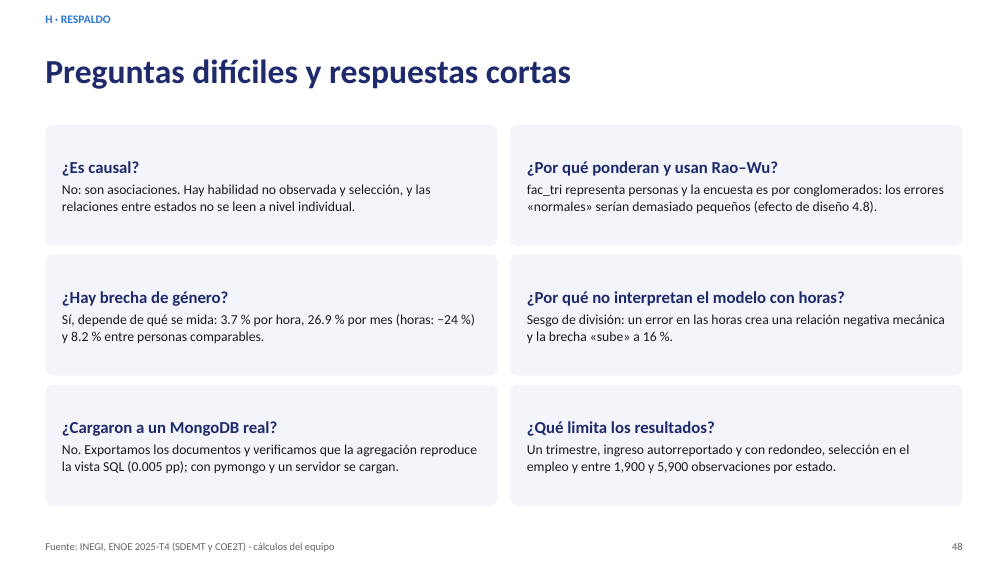
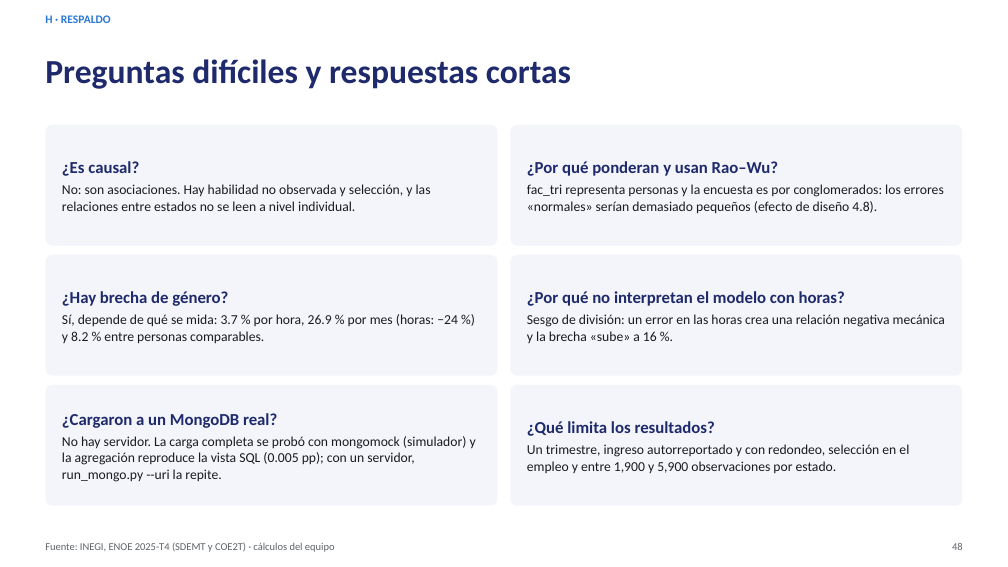
Before and after one commit to charginchif/proyecto-integrador-enoe, a slide deck: slide 48 of presentacion/Presentacion_Completa_Proyecto_ENOE.pptx. Drawn at 1008x567 pixels with LibreOffice and Linux fonts; fonts in the diff are those of the drawing. Boxes give left, top, right and bottom in pixels: in the first picture for what was removed or moved away, otherwise in the second. Text is boxed around its words. In the diff, an @@ line names an element or a change of style, - is before the commit and + after.

Commit message:
Tesina web: el informe completo como documento académico (sitio/index.html)
- Nueva página principal sitio/index.html: portada, resumen en español e inglés, hallazgos clave, ficha técnica, rutas de lectura, índice con figuras y tablas,
  9 capítulos, bibliografía enlazada y 4 anexos. 14 figuras interactivas (con su imagen y su tabla), tablas ordenables y con filtro, búsqueda, índice lateral con
  la sección actual, definiciones del glosario al pasar el cursor, ficha de la entidad elegida, tema claro y oscuro, calculadora del rendimiento de estudiar y
  la misma consulta en SQL y en MongoDB.
- scripts/informe_html.py da al informe un «backend» HTML: el texto, las tablas y las figuras salen de las mismas funciones que el Word (informe_s1 a s4).
  scripts/build_tesina.py arma la página; web_assets/charts.js y charts.css (gráficas compartidas) y tesina.css/js son sus archivos.
- La presentación de 11 láminas pasa a sitio/presentacion.html y usa las gráficas compartidas; la guía de estudio sigue en sitio/estudio.html.
- Cifras al día en todos los entregables: 41 pruebas (se cuentan en src/enoe/config.contar_pruebas) y la carga de MongoDB probada con mongomock,
  en el informe en Word y PDF (67 páginas), las dos presentaciones, la guía de estudio, el diagrama de arquitectura y la guía de defensa.
- run_all.py y README actualizados.

```diff
--- a/presentacion/Presentacion_Completa_Proyecto_ENOE.pptx
+++ b/presentacion/Presentacion_Completa_Proyecto_ENOE.pptx
@@ text at (62, 436, 476, 482): text changed @@
-No. Exportamos los documentos y verificamos que la agregación reproduce la vista SQL (0.005 pp); con pymongo y un servidor se cargan.
+No hay servidor. La carga completa se probó con mongomock (simulador) y la agregación reproduce la vista SQL (0.005 pp); con un servidor, run_mongo.py --uri la repite.
```
Also in this commit, not shown: 4 other slides changed, 37 other files.
